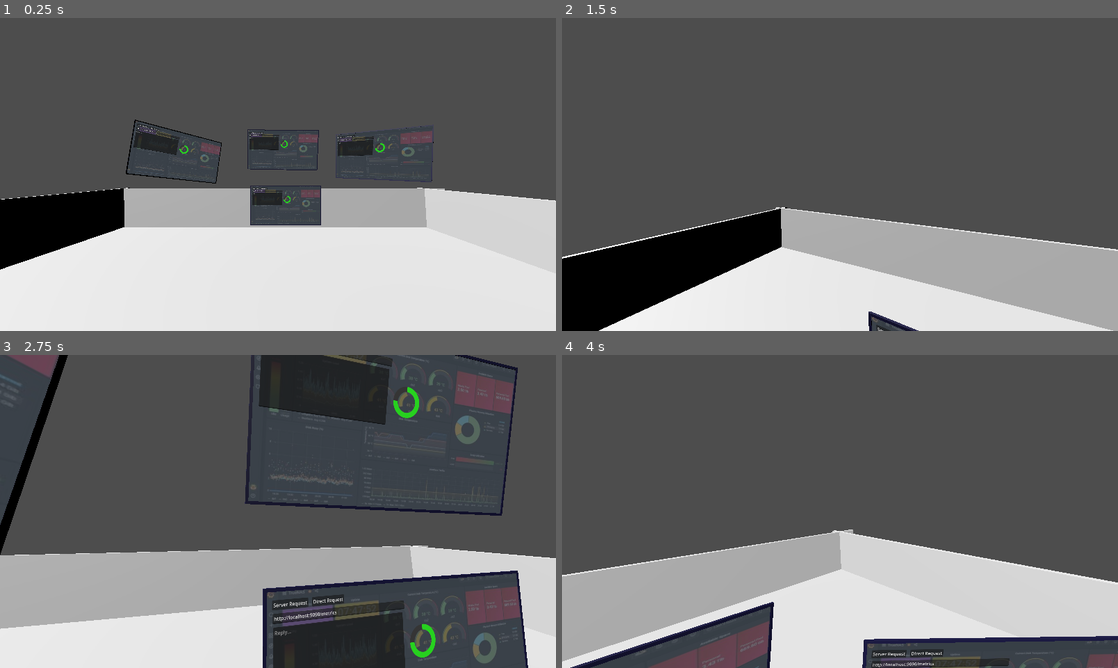
Above: before the commit, frames 1-4 (two rows, left to right).
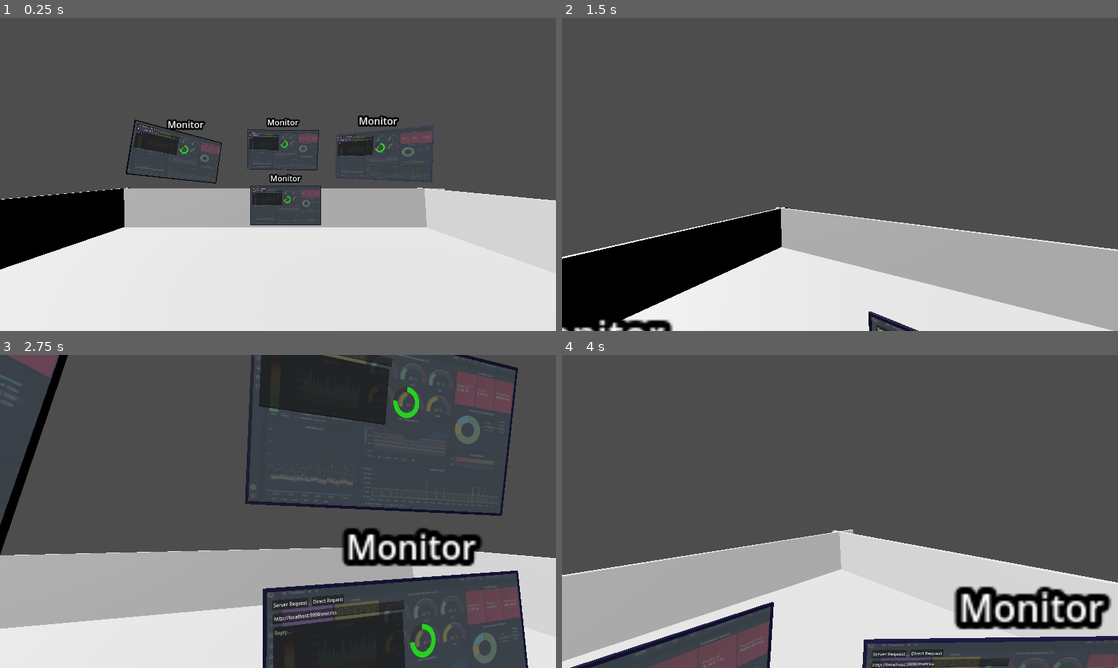
Above: after the commit, the same moments.

Repository: jeanmarc/webaccess
Game: Godot game, scene res://scenes/metrics_world.tscn
Two runs of this game, one before a commit and one after it. Both use one fixed random seed, a clock stepped at 60 frames per second and the inputs below. This scene is started directly instead of the project's main scene.
Inputs (mouse positions are in pixels of both pictures, inside the frame that each line leads up to):
- Up to frame 1 (0.25 s): no input
- Up to frame 2 (1.5 s): tap Enter at 0.5 s; move the mouse to (867, 174) at 0.52 s; hold W (move_forward) from 0.53 s (still down); tap Shift at 0.6 s; tap Space (jump) at 0.77 s; move the mouse to (812, 174) at 1.27 s; tap Alt at 1.35 s
- Up to frame 3 (2.75 s): keep holding W (move_forward); tap Space (jump) at 1.52 s; move the mouse to (289, 505) at 2.02 s; tap Shift at 2.1 s
- Up to frame 4 (4 s): keep holding W (move_forward); tap Space (jump) at 2.75, 3.02, 3.77 s; move the mouse to (834, 517) at 2.77 s; tap Alt at 2.85 s; move the mouse to (878, 514) at 3.52 s; tap Shift at 3.6 s

The runs differ from the first frame. In frame 1, 0.7% of the frame differs, in the area x 30-72%, y 31-53%; in frame 2, 0.5%; in frame 3, 2.4%; in frame 4, 3.1%, in the area x 70-99%, y 73-88%.

Commit message:
Experiment with camera facing billboards above the monitors

Diff:
--- a/webapp/scenes/gui_panel.tscn
+++ b/webapp/scenes/gui_panel.tscn
@@ -21,6 +21,13 @@
 [node name="GuiPanel" type="StaticBody3D"]
 script = ExtResource("1_4yuxe")
 
+[node name="Label3D" type="Label3D" parent="."]
+transform = Transform3D(1, 0, 0, 0, 1, 0, 0, 0, 1, 0, 0.277517, 0)
+billboard = 1
+no_depth_test = true
+text = "Monitor"
+font_size = 16
+
 [node name="SubViewport" type="SubViewport" parent="."]
 size = Vector2i(1200, 675)
 size_2d_override = Vector2i(1200, 675)
Not shown, changed: .gitignore
